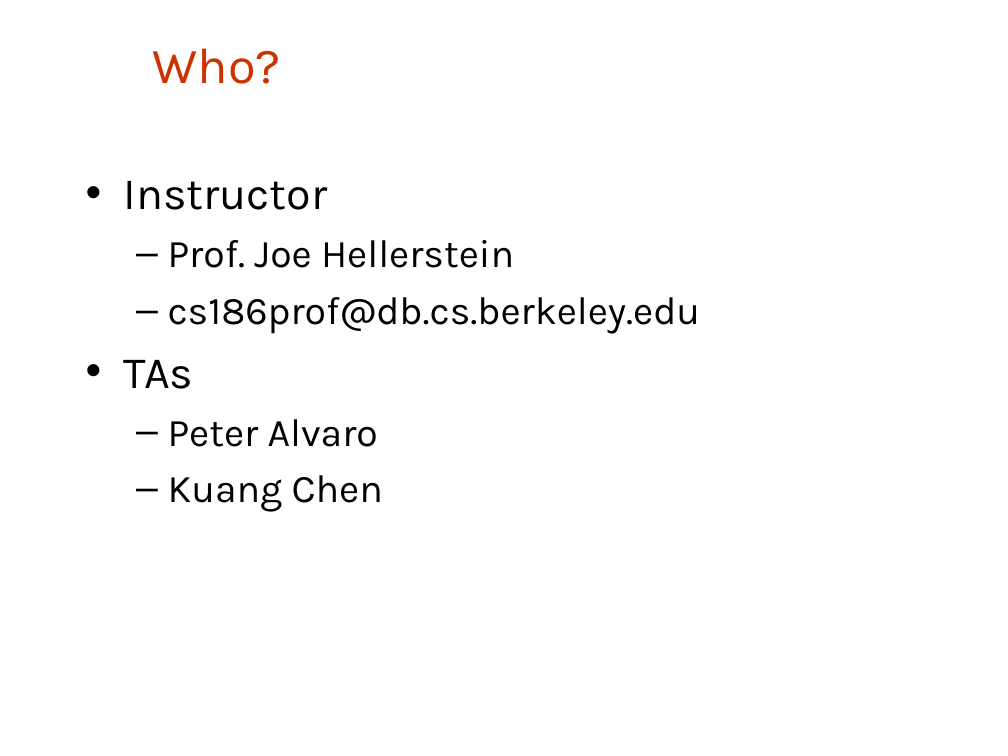
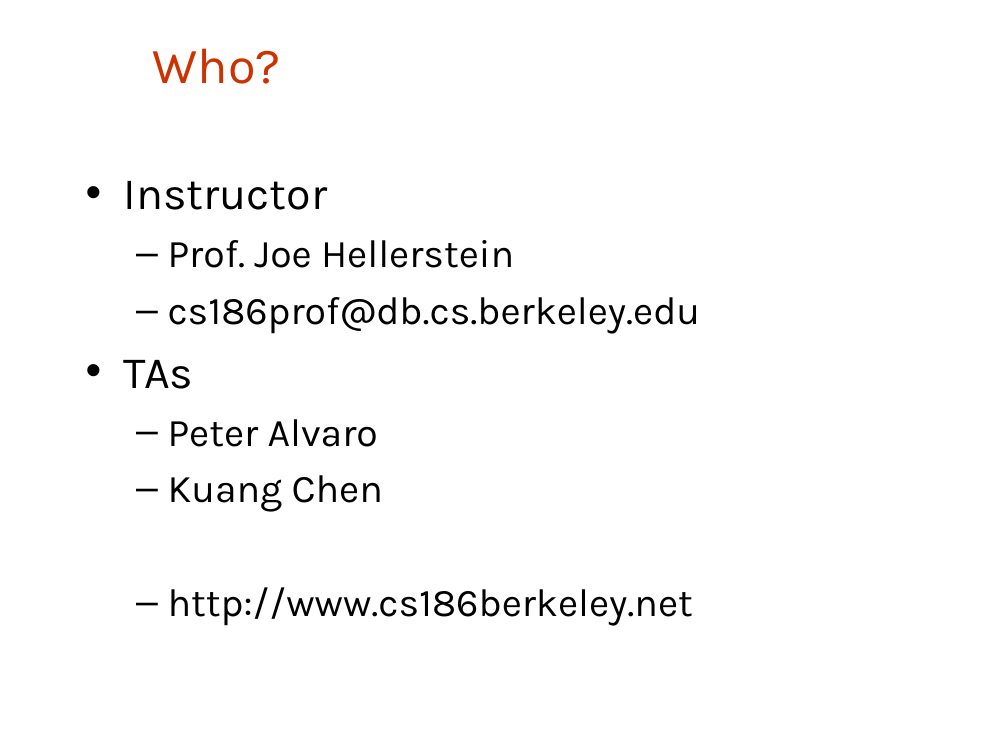
Before and after one commit to jhellerstein/cs186-09, a slide deck: slide 32 of lecs/01-intro.ppt. Drawn at 1008x756 pixels with LibreOffice and Linux fonts; fonts in the diff are those of the drawing; background and template pictures are left out. Boxes give left, top, right and bottom in pixels: in the first picture for what was removed or moved away, otherwise in the second. Text is boxed around its words. In the diff, an @@ line names an element or a change of style, - is before the commit and + after.

```diff
--- a/lecs/01-intro.ppt
+++ b/lecs/01-intro.ppt
@@ text at <box>168,587,693,626</box>: paragraph added @@
+  – http://www.cs186berkeley.net
```
Also in this commit, not shown: 1 other slide changed, 2 other files.
